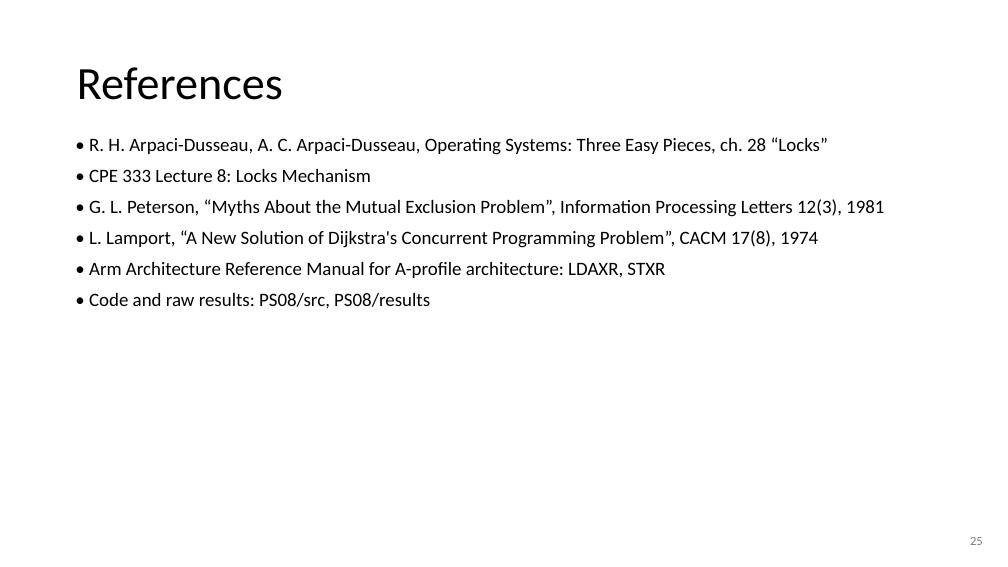
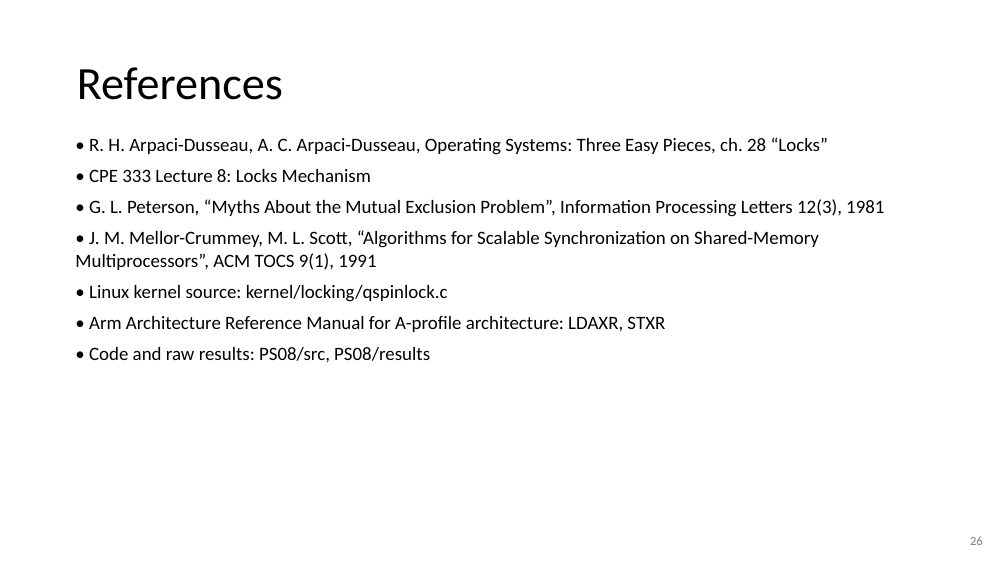
Before and after one commit to Kiatisakk/CPE333-OS, a slide deck: slide 26 of PS08/slides/PS08.pptx (slide 25 before the commit). Drawn at 1008x567 pixels with LibreOffice and Linux fonts; fonts in the diff are those of the drawing. Boxes give left, top, right and bottom in pixels: in the first picture for what was removed or moved away, otherwise in the second. Text is boxed around its words. In the diff, an @@ line names an element or a change of style, - is before the commit and + after.

```diff
--- a/PS08/slides/PS08.pptx
+++ b/PS08/slides/PS08.pptx
@@ text at [75, 230, 819, 302]: text changed @@
-• L. Lamport, “A New Solution of Dijkstra's Concurrent Programming Problem”, CACM 17(8), 1974
+• J. M. Mellor-Crummey, M. L. Scott, “Algorithms for Scalable Synchronization on Shared-Memory Multiprocessors”, ACM TOCS 9(1), 1991
+• Linux kernel source: kernel/locking/qspinlock.c
@@ text at [970, 536, 983, 545]: text changed @@
-25
+26
```
Also in this commit, not shown: 15 other slides changed, 3 slides added, 2 slides removed, 12 other files.
